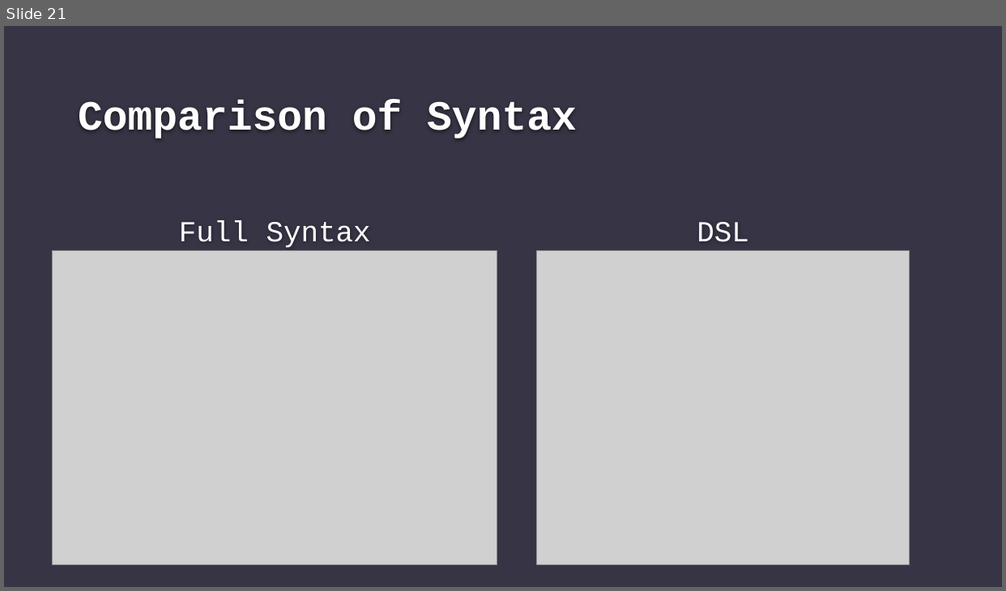
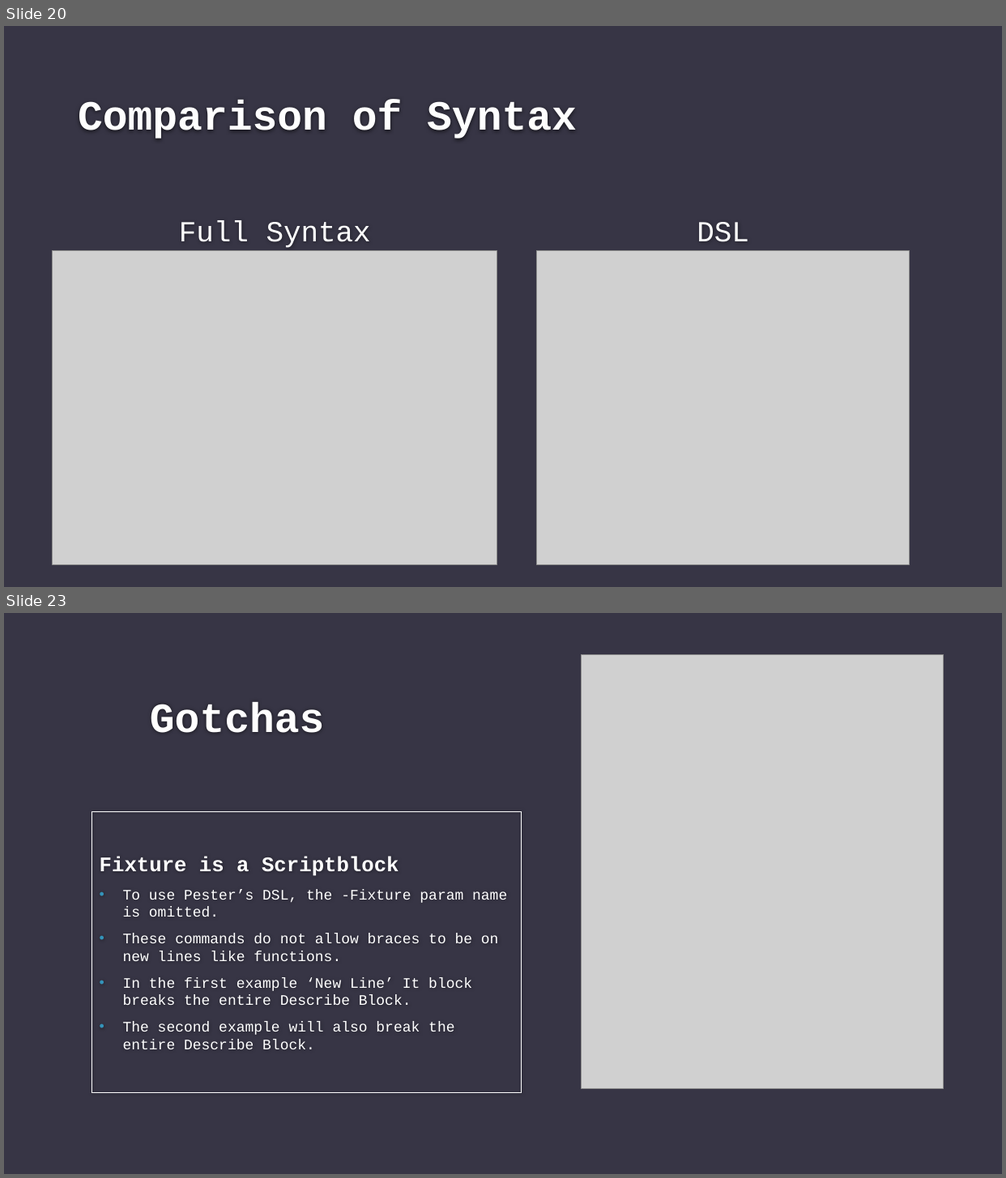
Before and after one commit to gerane/PesteringSysadmins, a slide deck: PesteringSysadmins.pptx. Shown one above the other, each under a label of ours: slide 21 before the commit, slides 20 and 23 after it; the slides between them are not shown. The pictures are 1006x591 and 1006x1178 pixels, drawn with LibreOffice and Linux fonts; fonts in the diff are those of the drawing; grey boxes stand for pictures; background and template pictures are left out. Boxes give left, top, right and bottom in pixels: in the first picture for what was removed or moved away, otherwise in the second. Text is boxed around its words. In the diff, an @@ line names an element or a change of style, - is before the commit and + after.

```diff
--- a/PesteringSysadmins.pptx
+++ b/PesteringSysadmins.pptx
@@ slide 23 added at <box>4,613,1002,1174</box>, background #373545 @@
@@ picture added at <box>582,654,944,1088</box> @@
@@ title added at <box>150,702,325,733</box>, 40 pt, text #FEFEFE, bold @@
+Gotchas
@@ text added at <box>91,811,522,1093</box>, outline #FFFFFF 0.75 pt, 14 pt, text #FFFFFF @@
+Fixture is a Scriptblock
+• To use Pester’s DSL, the -Fixture param name is omitted.
+• These commands do not allow braces to be on new lines like functions.
+• In the first example ‘New Line’ It block breaks the entire Describe Block.
+• The second example will also break the entire Describe Block.
@@ what was slide 21 is now slide 20 @@
```
Also in this commit, not shown: 2 slides changed, 3 other slides added, 12 other files.
